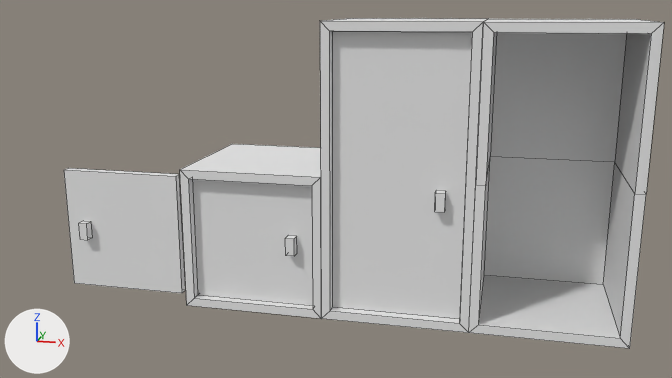
What one commit did to the Blender file src/main/resources/assets/betterstorage/models/block/locker.blend.
Rendered twice from the file's camera 'Camera'. The lights are fixed; the arrows at lower left show +X, +Y and +Z. Mesh edges are drawn as thin lines.

In view in the first picture: 'locker', 'locker_door_left', 'locker_door_right', 'locker_large', 'locker_large_bottom', 'locker_large_door', 'locker_large_top'.
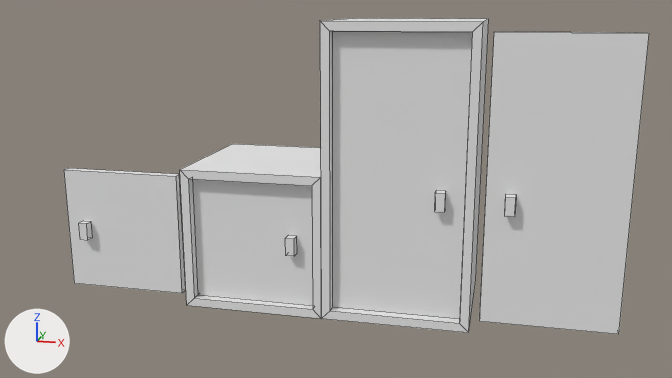
Location of each change, [x1, y1, x2, y2] in pixels of the pictures (672 x 378 px):
'locker_large_door_right', added
    after: [479, 32, 649, 334]
'locker_large_bottom', deleted
    before: [469, 157, 646, 349]
'locker_large_top', deleted
    before: [476, 19, 664, 194]

Diff of the bpy script that builds the scene:
```diff
--- a/src/main/resources/assets/betterstorage/models/block/locker.blend.py
+++ b/src/main/resources/assets/betterstorage/models/block/locker.blend.py
@@ me_locker_large_door_001 @@
+me_locker_large_door_001.from_pydata([(-0.88, 1.88, 0.03), (0.0, 0.0, 0.03), (0.0, 0.0, -0.03), (0.0, 1.87, -0.03), (0.0, 1.88, 0.03), (-0.88, 0.0, -0.03), (-0.88, 0.0, 0.03), (-0.88, 1.87, -0.03), (-0.75, 0.75, 0.09), (-0.69, 0.75, 0.03), (-0.69, 0.88, 0.03), (-0.75, 0.75, 0.03), (-0.75, 0.88, 0.09), (-0.75, 0.88, 0.03), (-0.69, 0.88, 0.09), (-0.69, 0.75, 0.09)], [], [(6, 1, 4, 0), (1, 2, 3, 4), (2, 5, 7, 3), (4, 3, 7, 0), (6, 5, 2, 1), (5, 6, 0, 7), (8, 15, 14, 12), (15, 9, 10, 14), (11, 8, 12, 13), (13, 12, 14, 10), (9, 15, 8, 11)])
+me_locker_large_door_001.materials.append(mat_locker_large)  # its picture is missing
@@ ob_locker_large_top @@
-ob_locker_large_top = bpy.data.objects.new('locker_large_top', me_locker_large_002)
-ob_locker_large_top.location = (2.0, 0.0, 1.0)
-ob_locker_large_top.rotation_euler = (1.571, 0.0, 0.0)  # degrees (90, 0, 0)
@@ ob_locker_large_bottom @@
-ob_locker_large_bottom = bpy.data.objects.new('locker_large_bottom', me_locker_large_001)
-ob_locker_large_bottom.location = (2.0, 0.0, 0.0)
-ob_locker_large_bottom.rotation_euler = (1.571, 0.0, 0.0)  # degrees (90, 0, 0)
@@ ob_locker_large_door_right @@
+ob_locker_large_door_right = bpy.data.objects.new('locker_large_door_right', me_locker_large_door_001)
+ob_locker_large_door_right.location = (1.938, 0.094, 0.062)
+ob_locker_large_door_right.rotation_euler = (1.571, 0.0, 0.0)  # degrees (90, 0, 0)
```
